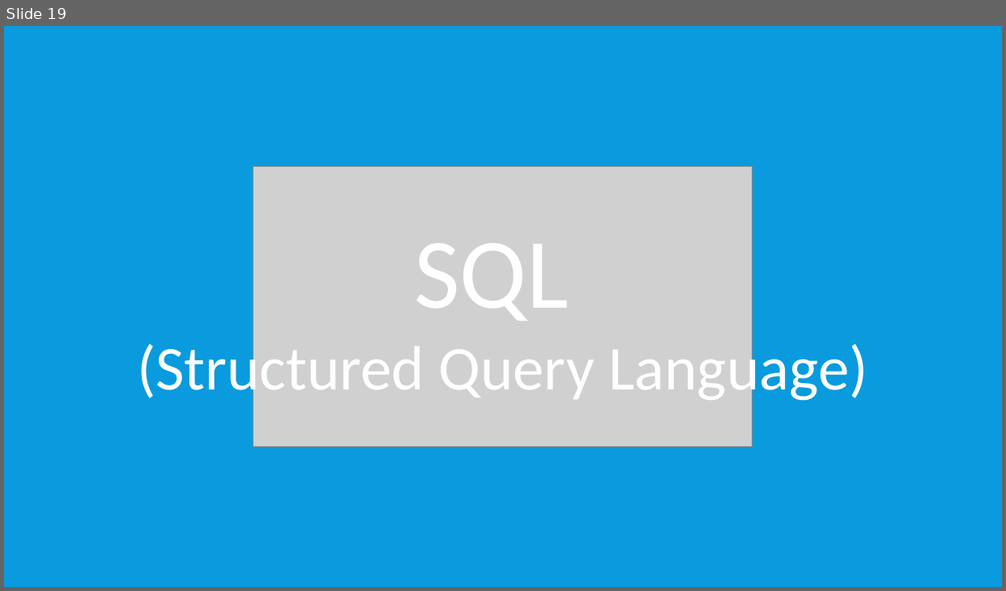
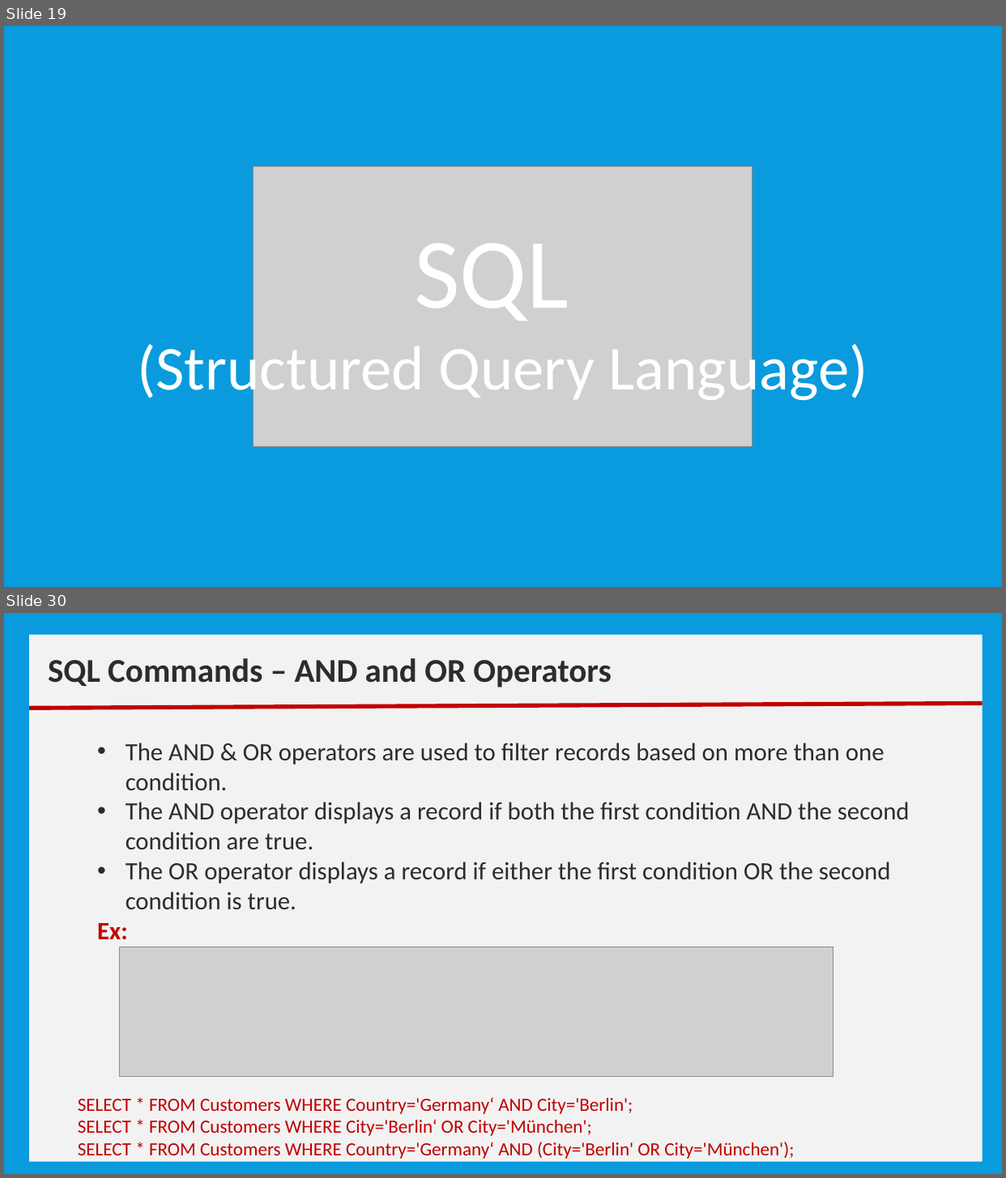
Before and after one commit to nmsgit1234/TechnicalDocs, a slide deck: training/core_java/12_Training_CoreJava_Datbase_Fundamentals.pptx. Shown one above the other, each under a label of ours: slide 19 before the commit, slides 19 and 30 after it; the slides between them are not shown. The pictures are 1006x591 and 1006x1178 pixels, drawn with LibreOffice and Linux fonts; fonts in the diff are those of the drawing; grey boxes stand for pictures. Boxes give left, top, right and bottom in pixels: in the first picture for what was removed or moved away, otherwise in the second. Text is boxed around its words. In the diff, an @@ line names an element or a change of style, - is before the commit and + after.

```diff
--- a/training/core_java/12_Training_CoreJava_Datbase_Fundamentals.pptx
+++ b/training/core_java/12_Training_CoreJava_Datbase_Fundamentals.pptx
@@ slide 30 added at [4, 613, 1002, 1174], background #099BDD @@
@@ rectangle added at [29, 635, 982, 1162], fill #F2F2F2 @@
@@ text added at [48, 658, 612, 688], 32 pt, text #2C2C2C, bold @@
+SQL Commands – AND and OR Operators
@@ line added from (29, 708) to (982, 704), #C00000 4 pt @@
@@ text added at [97, 743, 910, 940], 24 pt, text #2C2C2C @@
+  • The AND & OR operators are used to filter records based on more than one condition.
+  • The AND operator displays a record if both the first condition AND the second condition are true.
+  • The OR operator displays a record if either the first condition OR the second condition is true.
+  Ex:
@@ picture added at [119, 947, 833, 1077] @@
@@ text added at [78, 1097, 794, 1159], 18 pt, text #C00000 @@
+SELECT * FROM Customers WHERE Country='Germany‘ AND City='Berlin';
+SELECT * FROM Customers WHERE City='Berlin‘ OR City='München';
+SELECT * FROM Customers WHERE Country='Germany‘ AND (City='Berlin' OR City='München');
```
Also in this commit, not shown: 1 slide changed, 27 other slides added, 16 slides removed, 1 other file.
